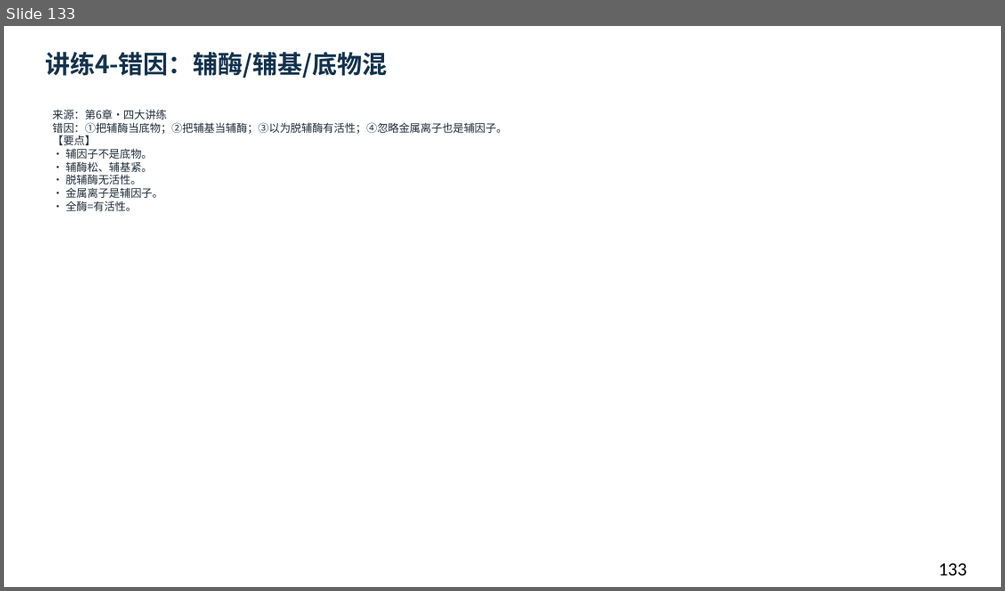
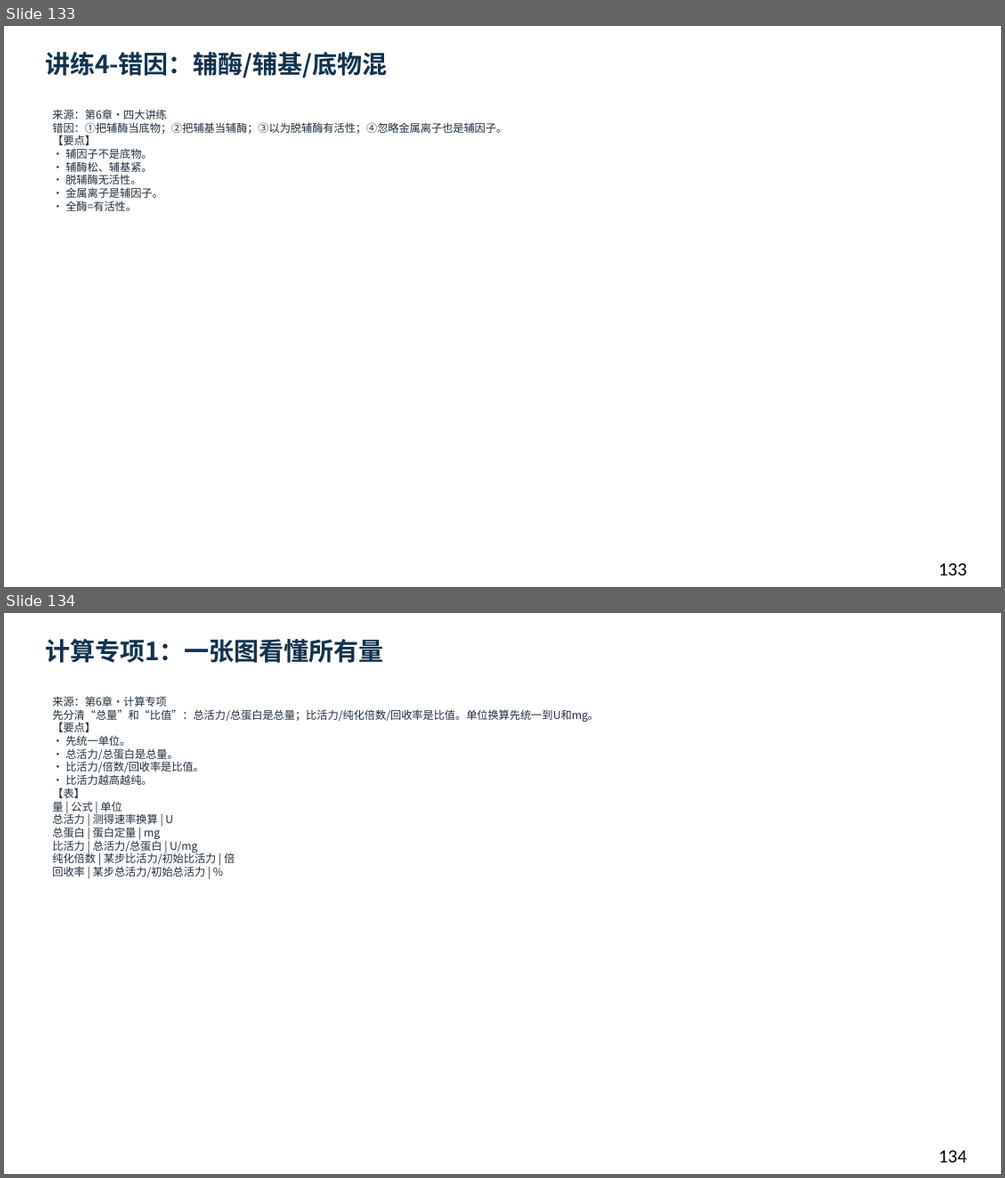
Before and after one commit to newkan-li/Biochemistry, a slide deck: downloads/bc06-ai-style.pptx. Shown one above the other, each under a label of ours: slide 133 before the commit, slides 133 and 134 after it. The pictures are 1005x591 and 1005x1178 pixels, drawn with LibreOffice and Linux fonts; fonts in the diff are those of the drawing. Boxes give left, top, right and bottom in pixels: in the first picture for what was removed or moved away, otherwise in the second. Text is boxed around its words. In the diff, an @@ line names an element or a change of style, - is before the commit and + after.

Commit message:
bc06加计算专项6页+分类专项6页(EC编号)+网页题55;下载146页;版本20261112bm

```diff
--- a/downloads/bc06-ai-style.pptx
+++ b/downloads/bc06-ai-style.pptx
@@ slide 134 added at <box>4,613,1001,1174</box>, background #FFFFFF @@
@@ text added at <box>45,639,384,663</box>, 24 pt, text #12324D, bold @@
+计算专项1：一张图看懂所有量
@@ text added at <box>52,696,599,877</box>, 10.5 pt, text #202D3C @@
+来源：第6章·计算专项
+先分清“总量”和“比值”：总活力/总蛋白是总量；比活力/纯化倍数/回收率是比值。单位换算先统一到U和mg。
+【要点】
+• 先统一单位。
+• 总活力/总蛋白是总量。
+• 比活力/倍数/回收率是比值。
+• 比活力越高越纯。
+【表】
+量 | 公式 | 单位
+总活力 | 测得速率换算 | U
+总蛋白 | 蛋白定量 | mg
+比活力 | 总活力/总蛋白 | U/mg
+纯化倍数 | 某步比活力/初始比活力 | 倍
+回收率 | 某步总活力/初始总活力 | %
@@ text added at <box>938,1150,967,1162</box>, 18 pt, text #000000 @@
+134
```
Also in this commit, not shown: 1 slide changed, 11 other slides added, 6 other files.
